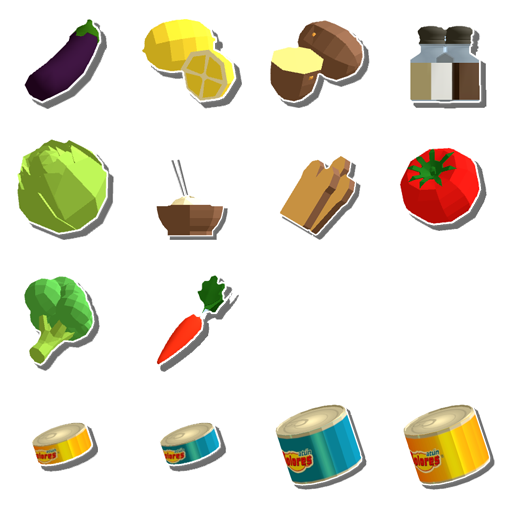
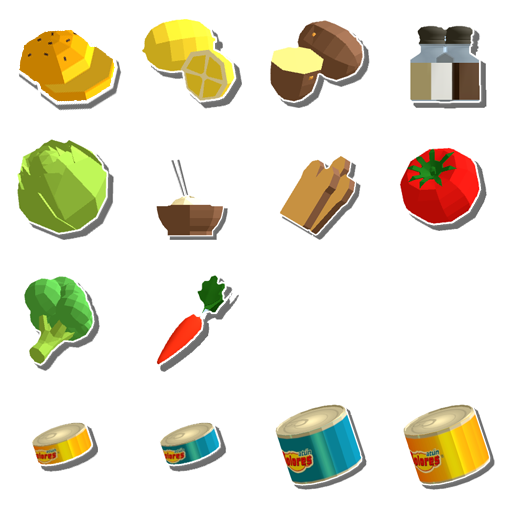
Layer changes from the first w=512, h=512 image to the second:
added layer "Layer 15" above "Layer 14" over [18, 25, 119, 106]
hid "Layer 1" over [22, 19, 107, 109]
